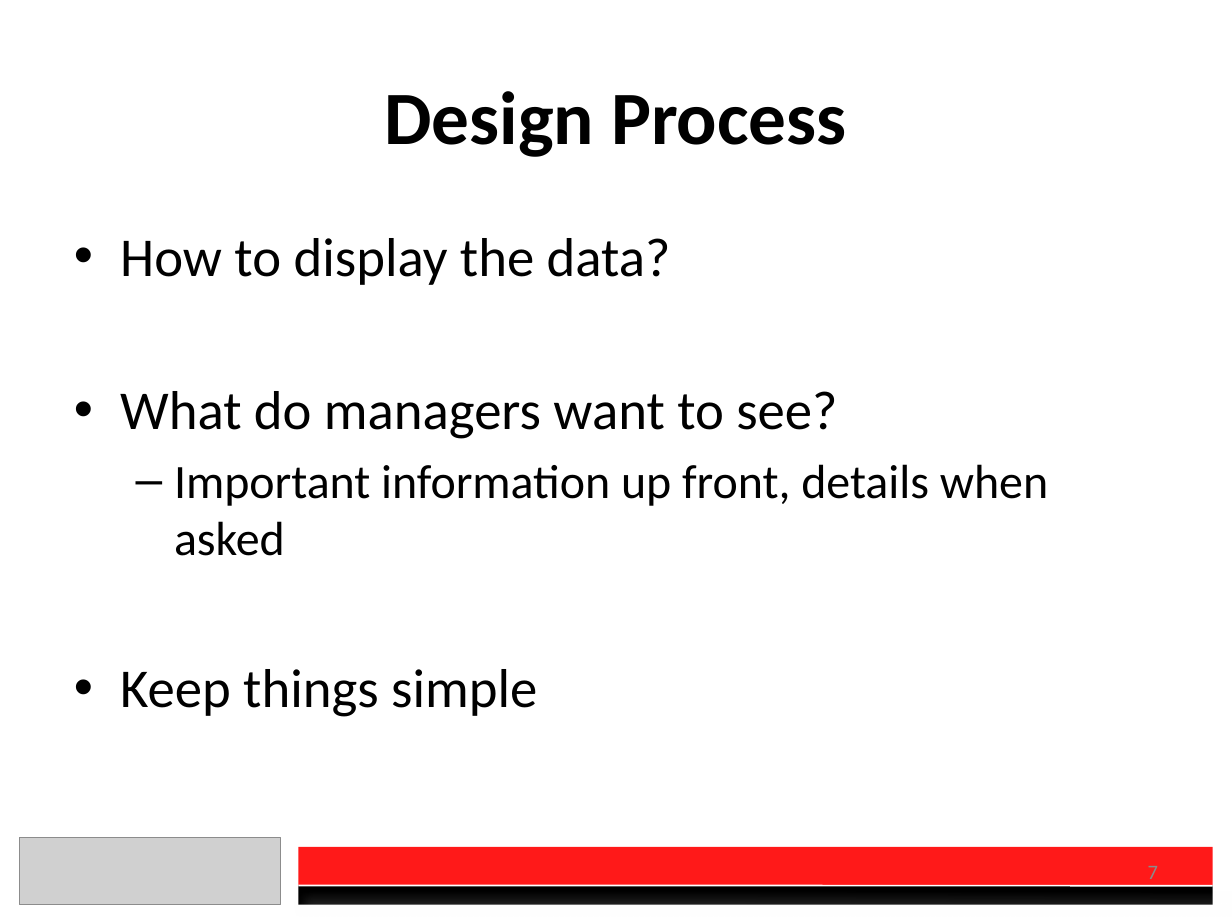
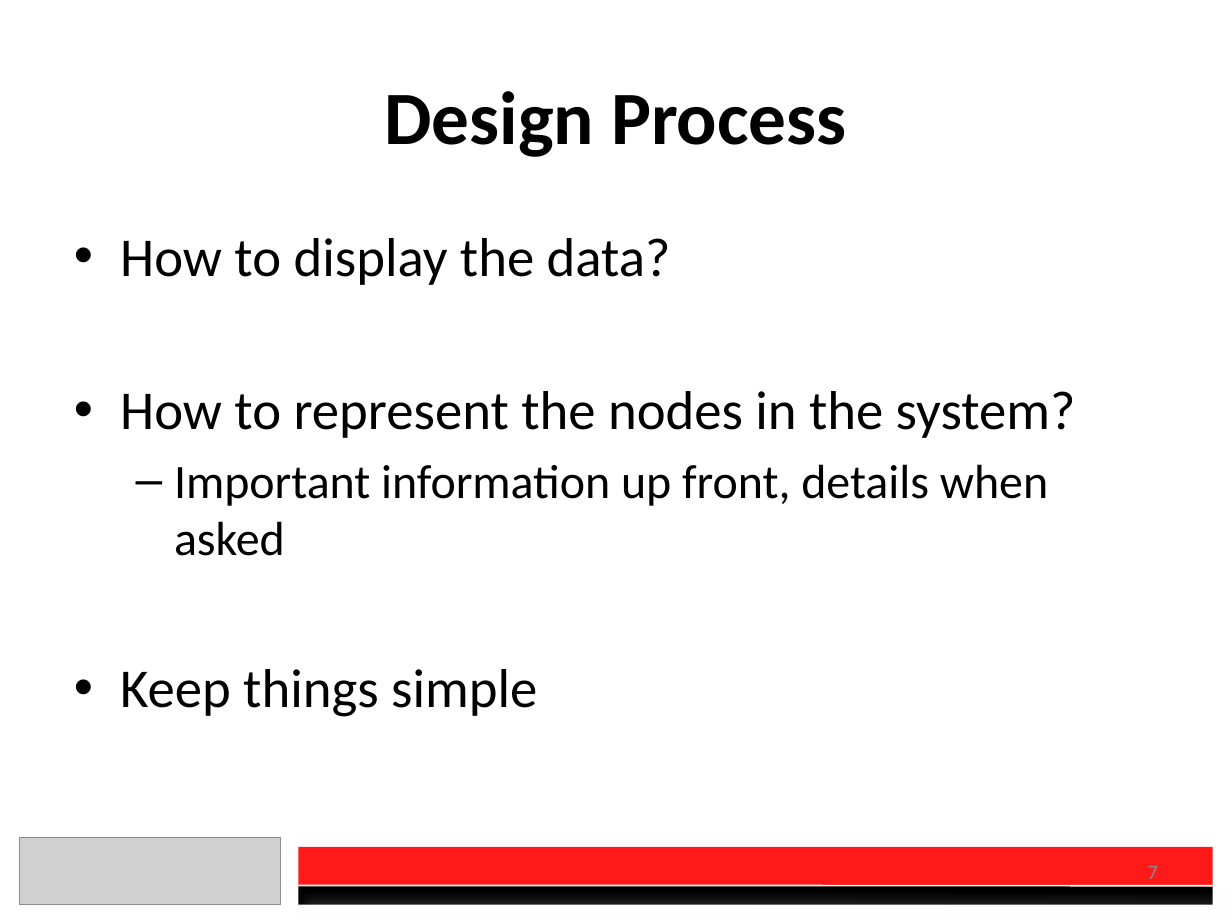
Before and after one commit to DanielSauve/OEC2017, a slide deck: slide 7 of Presentation.pptx. Drawn at 1232x924 pixels with LibreOffice and Linux fonts; fonts in the diff are those of the drawing; grey boxes stand for pictures. Boxes give left, top, right and bottom in pixels: in the first picture for what was removed or moved away, otherwise in the second. Text is boxed around its words. In the diff, an @@ line names an element or a change of style, - is before the commit and + after.

```diff
--- a/Presentation.pptx
+++ b/Presentation.pptx
@@ text at [120, 391, 1076, 438]: text changed @@
-• What do managers want to see?
+• How to represent the nodes in the system?
```
Also in this commit, not shown: 4 other slides changed, 1 slide added, 4 other files.
